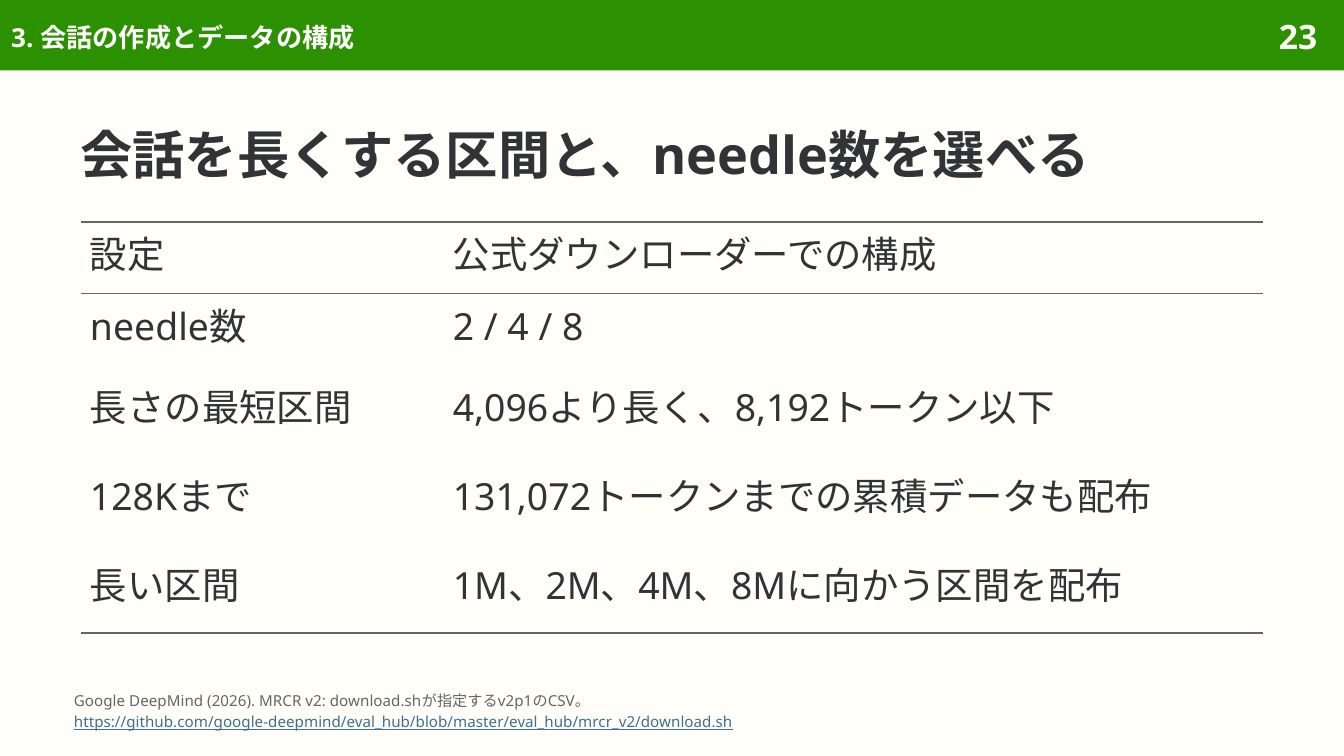
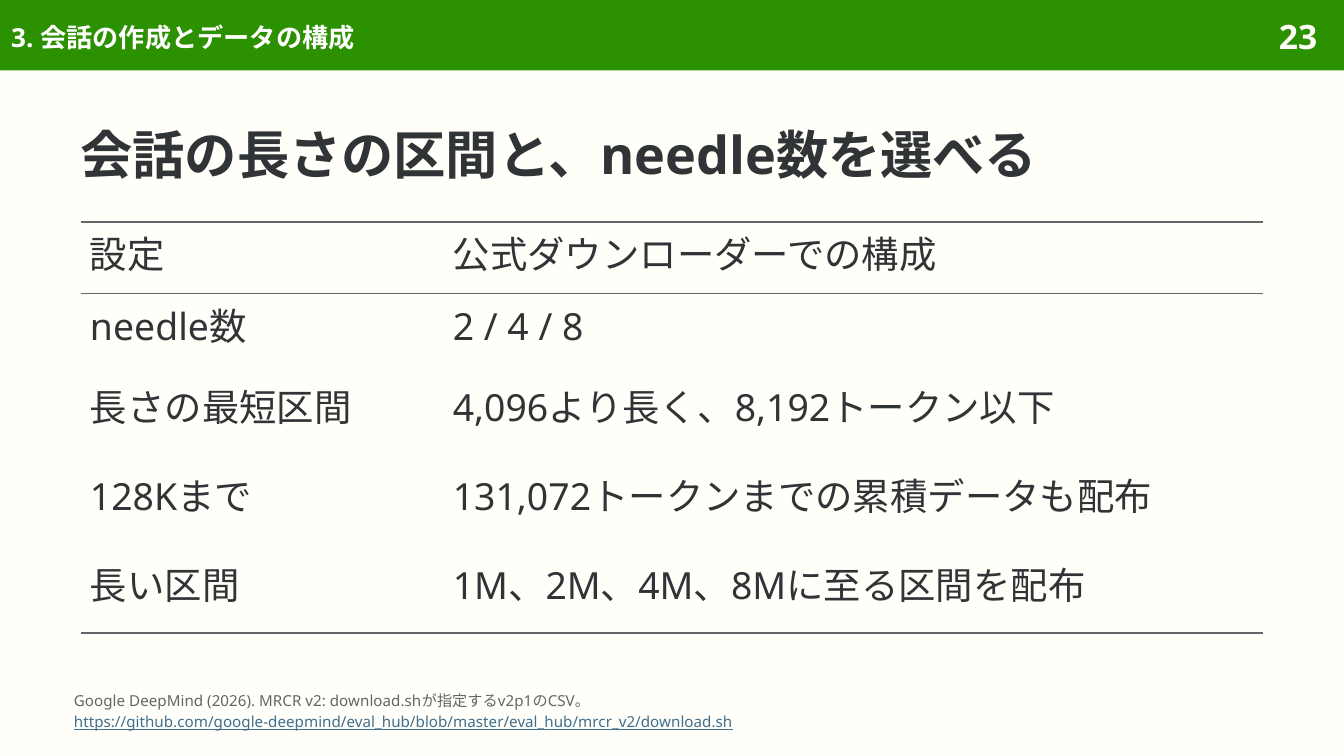
Before and after one commit to sasakiy84/datasets-in-10-minutes, a slide deck: slide 23 of slides/datasets-in-10-minutes-mrcr-v2.pptx. Drawn at 1344x756 pixels with LibreOffice and Linux fonts; fonts in the diff are those of the drawing. Boxes give left, top, right and bottom in pixels: in the first picture for what was removed or moved away, otherwise in the second. Text is boxed around its words. In the diff, an @@ line names an element or a change of style, - is before the commit and + after.

```diff
--- a/slides/datasets-in-10-minutes-mrcr-v2.pptx
+++ b/slides/datasets-in-10-minutes-mrcr-v2.pptx
@@ title at [81, 129, 1038, 179]: text changed @@
-会話を長くする区間と、needle数を選べる
+会話の長さの区間と、needle数を選べる
@@ table at [81, 222, 1263, 633] @@
-row 5, column 2: 1M、2M、4M、8Mに向かう区間を配布
+row 5, column 2: 1M、2M、4M、8Mに至る区間を配布
```
Also in this commit, not shown: 21 other slides changed, 7 other files.
